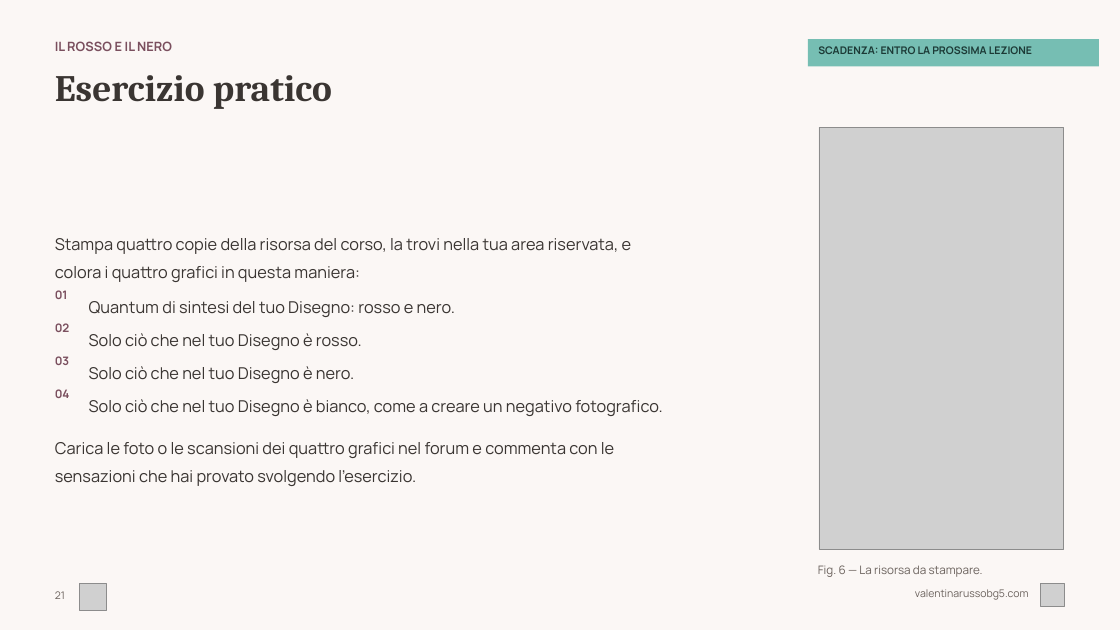
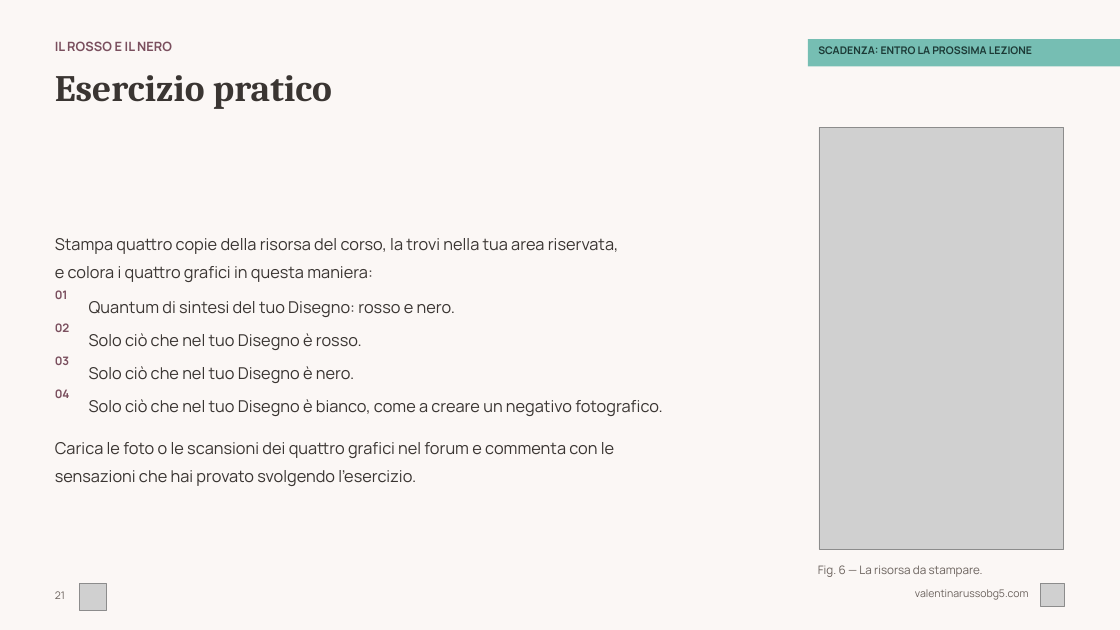
Before and after one commit to valentina-russo/valentinarusso-site, a slide deck: slide 21 of grav-site/root/kit-corso/corso-base-hd.pptx. Drawn at 1120x630 pixels with LibreOffice and Linux fonts; fonts in the diff are those of the drawing; grey boxes stand for pictures. Boxes give left, top, right and bottom in pixels: in the first picture for what was removed or moved away, otherwise in the second. Text is boxed around its words. In the diff, an @@ line names an element or a change of style, - is before the commit and + after.

```diff
--- a/grav-site/root/kit-corso/corso-base-hd.pptx
+++ b/grav-site/root/kit-corso/corso-base-hd.pptx
@@ rectangle "SCADENZA: ENTRO LA PROSSIMA LEZIONE": place and size @@
-rectangle "SCADENZA: ENTRO LA PROSSIMA LEZIONE" at box(808, 39, 1100, 67)
+rectangle "SCADENZA: ENTRO LA PROSSIMA LEZIONE" at box(808, 39, 1120, 67)
@@ text at box(55, 238, 619, 282): text changed @@
-Stampa quattro copie della risorsa del corso, la trovi nella tua area riservata, e colora i quattro grafici in questa maniera:
+Stampa quattro copie della risorsa del corso, la trovi nella tua area riservata,
+e colora i quattro grafici in questa maniera:
@@ text at box(55, 442, 614, 486): text changed @@
-Carica le foto o le scansioni dei quattro grafici nel forum e commenta con le sensazioni che hai provato svolgendo l'esercizio.
+Carica le foto o le scansioni dei quattro grafici nel forum e commenta con le
+sensazioni che hai provato svolgendo l'esercizio.
```
Also in this commit, not shown: 29 other slides changed, 1 other file.
